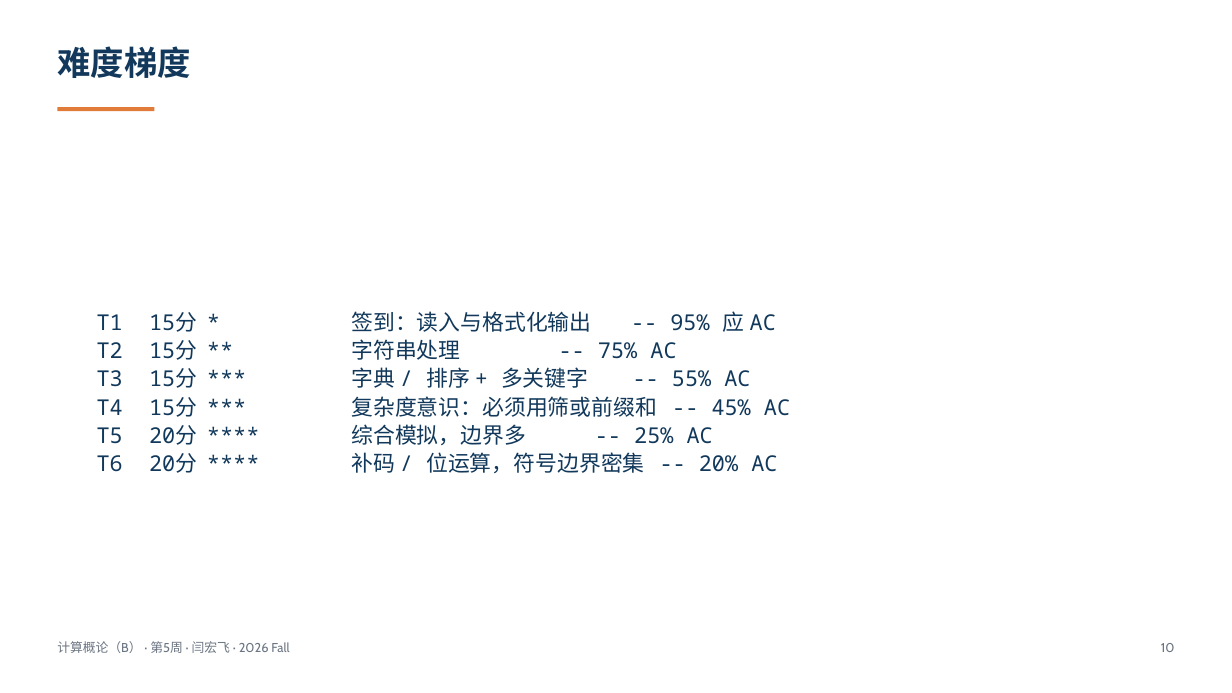
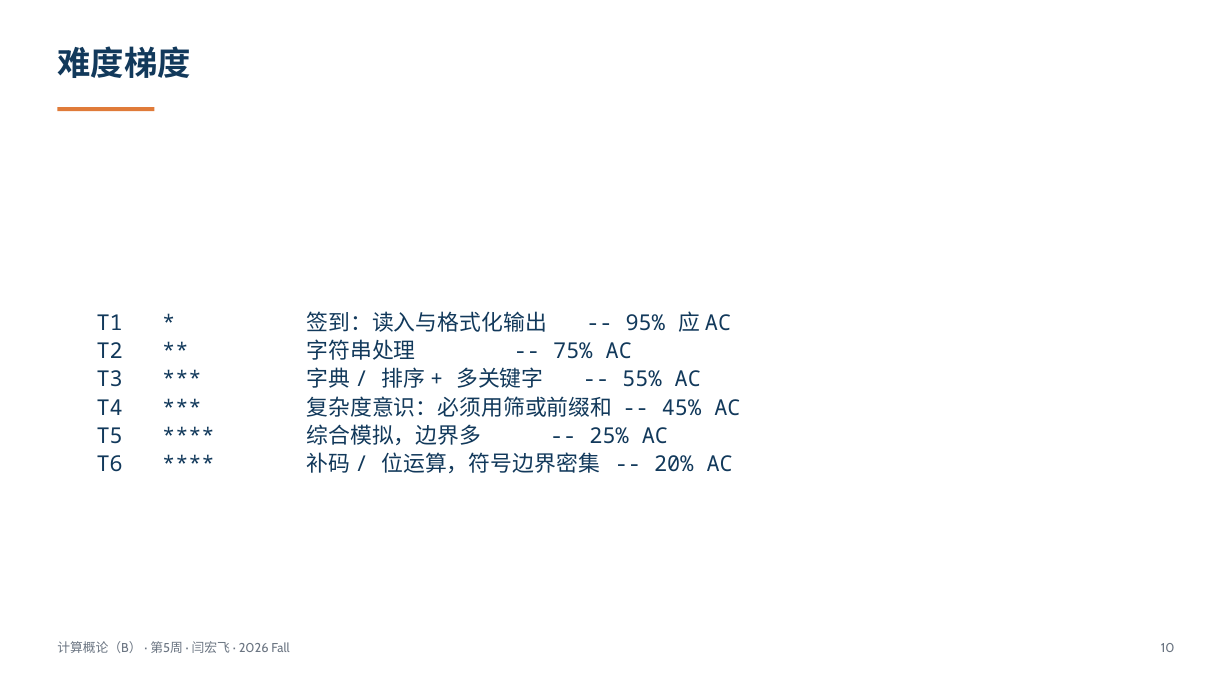
Before and after one commit to GMyhf/2026fall-cs101, a slide deck: slide 10 of courseware/202609_ADS_W05_October_Exam_Review.pptx. Drawn at 1232x693 pixels with LibreOffice and Linux fonts; fonts in the diff are those of the drawing. Boxes give left, top, right and bottom in pixels: in the first picture for what was removed or moved away, otherwise in the second. Text is boxed around its words. In the diff, an @@ line names an element or a change of style, - is before the commit and + after.

```diff
--- a/courseware/202609_ADS_W05_October_Exam_Review.pptx
+++ b/courseware/202609_ADS_W05_October_Exam_Review.pptx
@@ text at (97, 311, 740, 473): text changed @@
-T1 15分 * 签到：读入与格式化输出 -- 95% 应 AC
-T2 15分 ** 字符串处理 -- 75% AC
-T3 15分 *** 字典 / 排序 + 多关键字 -- 55% AC
-T4 15分 *** 复杂度意识：必须用筛或前缀和 -- 45% AC
-T5 20分 **** 综合模拟，边界多 -- 25% AC
-T6 20分 **** 补码 / 位运算，符号边界密集 -- 20% AC
+T1 * 签到：读入与格式化输出 -- 95% 应 AC
+T2 ** 字符串处理 -- 75% AC
+T3 *** 字典 / 排序 + 多关键字 -- 55% AC
+T4 *** 复杂度意识：必须用筛或前缀和 -- 45% AC
+T5 **** 综合模拟，边界多 -- 25% AC
+T6 **** 补码 / 位运算，符号边界密集 -- 20% AC
```
Also in this commit, not shown: 9 other files.
